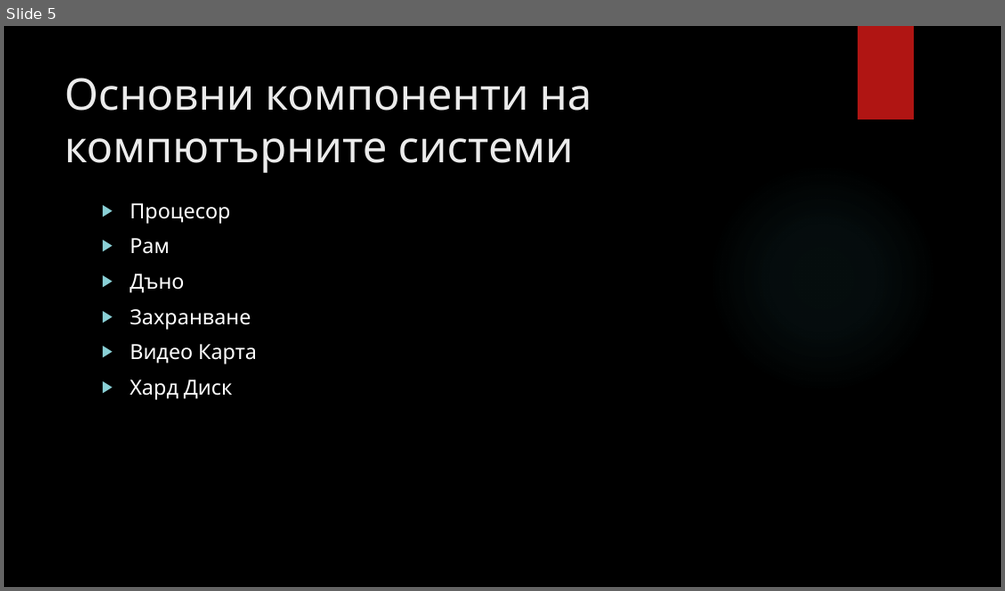
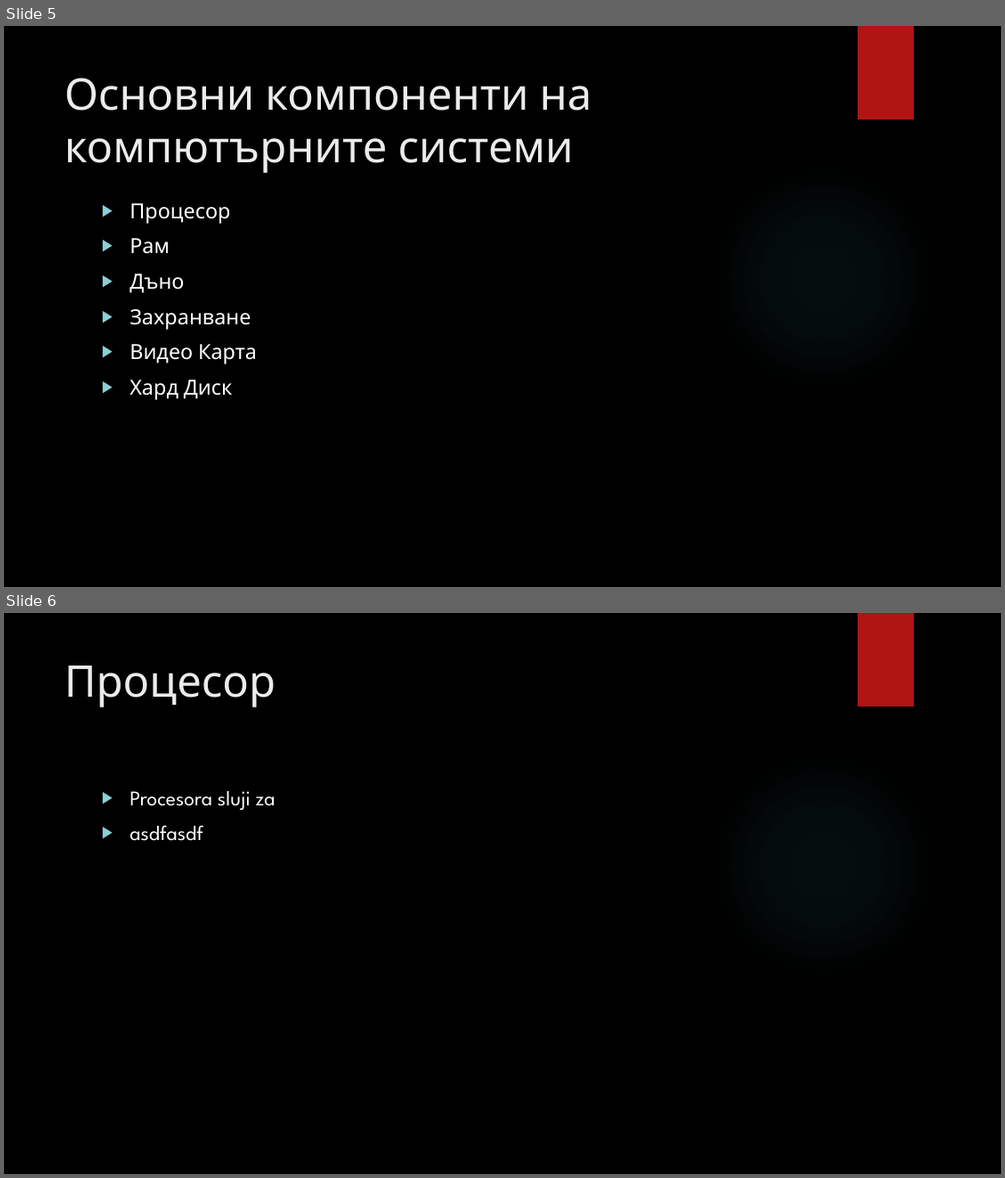
Before and after one commit to metodiev/IT-Olympics, a slide deck: Конспект за Олимпиада ИТ.pptx. Shown one above the other, each under a label of ours: slide 5 before the commit, slides 5 and 6 after it. The pictures are 1005x591 and 1005x1178 pixels, drawn with LibreOffice and Linux fonts; fonts in the diff are those of the drawing; background and template pictures are left out. Boxes give left, top, right and bottom in pixels: in the first picture for what was removed or moved away, otherwise in the second. Text is boxed around its words. In the diff, an @@ line names an element or a change of style, - is before the commit and + after.

```diff
--- a/Конспект за Олимпиада ИТ.pptx
+++ b/Конспект за Олимпиада ИТ.pptx
@@ slide 6 added at (x1=4, y1=613, x2=1001, y2=1174), background picture (left out); not listed: 2 template elements that a slide beside it also shows @@
@@ title added at (x1=65, y1=666, x2=275, y2=707), 42 pt, text #EBEBEB @@
+Процесор
@@ text added at (x1=129, y1=791, x2=275, y2=841), 20 pt, text #FFFFFF @@
+▶ Procesora sluji za
+▶ asdfasdf
```
Also in this commit, not shown: 1 slide removed.
